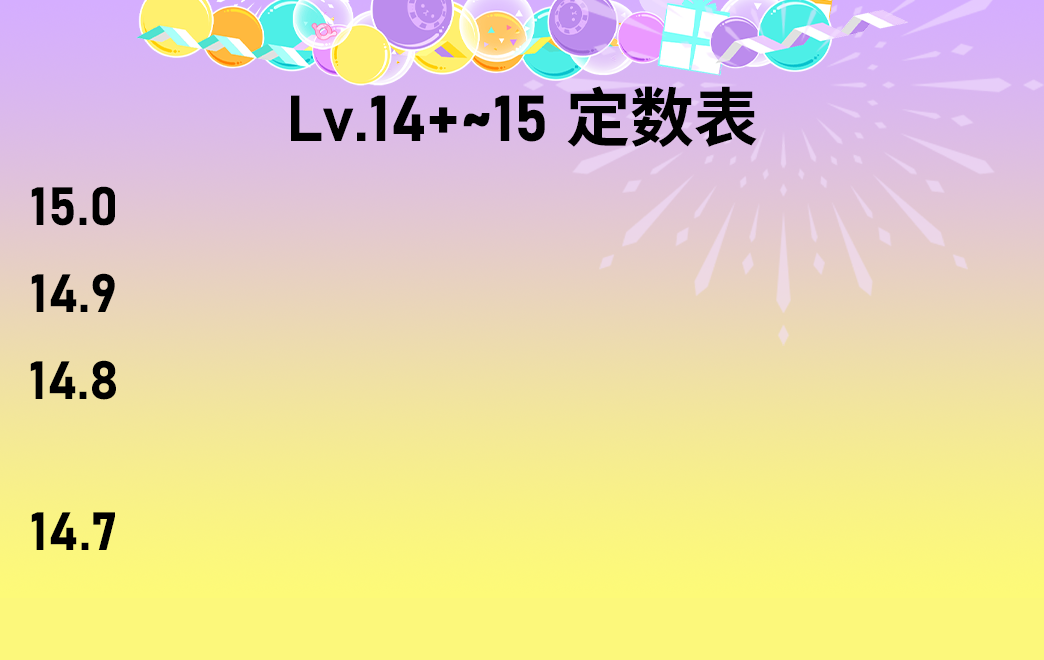
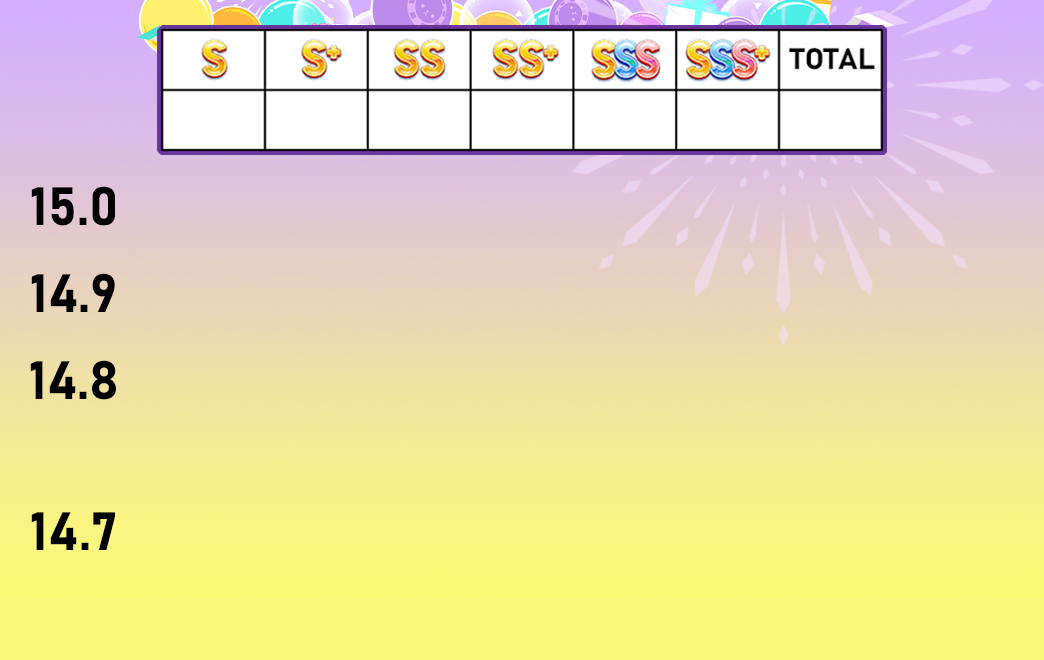
Revision of a layered 1044px x 660px image; what changed, layer by layer:
added layer "scoreStat" above "Lv.14+~15 定数表" over (157, 25, 887, 155)
